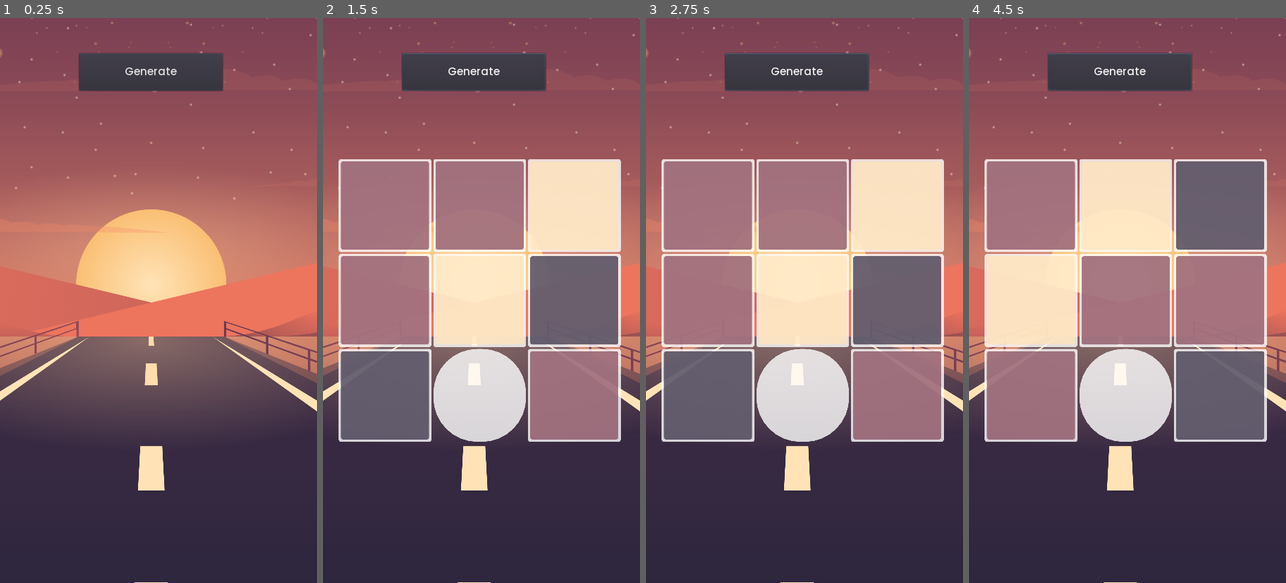
Above: before the commit, frames 1-4 (left to right).
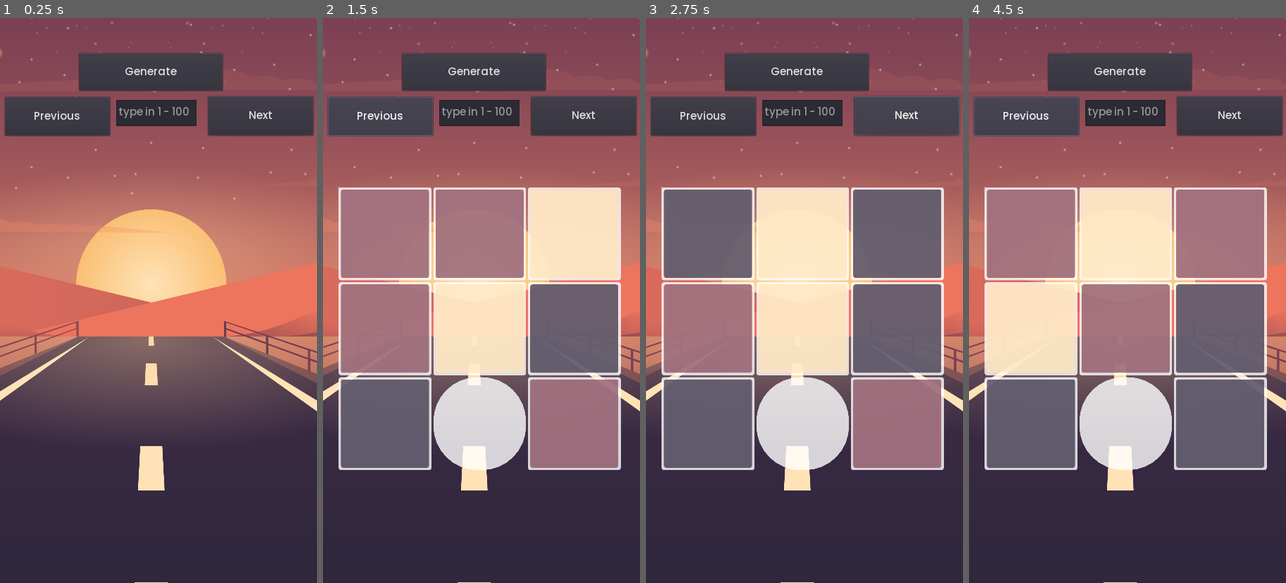
Above: after the commit, the same moments.

Repository: Cofica17/ColorCubes
Game: Godot game, scene res://levels_creator/LevelsCreator.tscn
The game is run twice, just before and just after one commit, with the same random seed, the same clock (stepped at 60 frames per second) and the same inputs. The engine's default icon, where the game draws it, is replaced by a stand-in: a white triangle on a blue panel in a dark square.
Inputs (mouse positions are in pixels of both pictures, inside the frame that each line leads up to):
- Up to frame 1 (0.25 s): no input
- Up to frame 2 (1.5 s): click "Generate" at 0.5 s; click (380, 114) at 1.25 s, where only the run after the commit has a clickable "Previous"
- Up to frame 3 (2.75 s): click (905, 114) at 2 s, where only the run after the commit has a clickable "Next"
- Up to frame 4 (4.5 s): click (1228, 114) at 2.75 s, where only the run after the commit has a clickable "Next"; click "Generate" at 3.5 s; click (1026, 114) at 4.25 s, where only the run after the commit has a clickable "Previous"

The runs differ from the first frame. In frame 1, 5.9% of the frame differs, in the area x 1-100%, y 13-21%; in frame 2, 25%; in frame 3, 33%; in frame 4, 33%, in the area x 1-100%, y 6-80%.

Commit message:
squashed a few bugs

Diff:
--- a/level_generator/LevelGenerator.gd
+++ b/level_generator/LevelGenerator.gd
@@ -42,4 +42,3 @@
 			column = 0
 		else:
 			column += 1
-			print(column)
--- a/levels_creator/LevelsCreator.gd
+++ b/levels_creator/LevelsCreator.gd
@@ -61,8 +61,7 @@
 						grid_rect.color = -1
 
 					result[level]["grid_rects"].append(grid_rect)
-			print(all_chosen_colors.size())
-			print(all_chosen_colors)
+
 			result[level]["grid_rects"] = check_colors_and_adjust(configuration.min_amount_same_color_cubes, result[level]["grid_rects"])
 
 			level += 1
--- a/levels_creator/LevelsCreator.tscn
+++ b/levels_creator/LevelsCreator.tscn
@@ -9,6 +9,9 @@
 [sub_resource type="DynamicFont" id=1]
 size = 24
 font_data = ExtResource( 1 )
+
+[sub_resource type="Theme" id=2]
+PopupDialog/styles/panel = null
 
 [node name="Game" type="Control"]
 anchor_right = 1.0
@@ -38,8 +41,7 @@
 }
 
 [node name="Grid" parent="." instance=ExtResource( 5 )]
-anchor_top = 0.25
-anchor_bottom = 0.75
+anchor_bottom = 0.8
 columns = 3
 rows = 3
 
@@ -57,5 +59,52 @@
 "_edit_use_anchors_": false
 }
 
+[node name="NExt" type="Button" parent="LevelsCreator"]
+margin_left = 472.549
+margin_top = 177.99
+margin_right = 711.549
+margin_bottom = 265.99
+custom_fonts/font = SubResource( 1 )
+text = "Next"
+__meta__ = {
+"_edit_use_anchors_": false
+}
+
+[node name="Previous" type="Button" parent="LevelsCreator"]
+margin_left = 11.2656
+margin_top = 178.695
+margin_right = 250.266
+margin_bottom = 266.695
+custom_fonts/font = SubResource( 1 )
+text = "Previous"
+__meta__ = {
+"_edit_use_anchors_": false
+}
+
+[node name="LevelNum" type="LineEdit" parent="LevelsCreator"]
+margin_left = 263.716
+margin_top = 185.787
+margin_right = 446.716
+margin_bottom = 243.787
+custom_fonts/font = SubResource( 1 )
+placeholder_text = "type in 1 - 100"
+__meta__ = {
+"_edit_use_anchors_": false
+}
+
+[node name="AcceptDialog" type="AcceptDialog" parent="."]
+visible = true
+margin_left = 186.465
+margin_top = 491.591
+margin_right = 507.465
+margin_bottom = 617.591
+theme = SubResource( 2 )
+popup_exclusive = true
+window_title = "Solved!"
+dialog_text = "Solved!"
+
 [connection signal="levels_generated" from="LevelsCreator" to="." method="_on_LevelsCreator_levels_generated"]
 [connection signal="pressed" from="LevelsCreator/Button" to="LevelsCreator" method="_on_Button_pressed"]
+[connection signal="pressed" from="LevelsCreator/NExt" to="." method="_on_NExt_pressed"]
+[connection signal="pressed" from="LevelsCreator/Previous" to="." method="_on_Previous_pressed"]
+[connection signal="text_changed" from="LevelsCreator/LevelNum" to="." method="_on_LevelNum_text_changed"]
--- a/scripts/Game.gd
+++ b/scripts/Game.gd
@@ -3,17 +3,18 @@
 
 onready var grid:Grid = get_node("Grid")
 
+var content:Dictionary
+var current_level = 1
+
 
 func _ready():
 	Global.current_theme = BoardThemes.desert
-	Global.connect("grid_rect_switched", self, "_check_solution")
+	#Global.connect("grid_rect_switched", self, "_check_solution")
 
 
 func _check_solution() -> void:
 	if CheckSolution.is_grid_solved(grid):
-		var popup = PopupDialog.new()
-		popup.popup_exclusive = true
-		popup.show()
+		$AcceptDialog.popup()
 
 
 func _generate_puzzle(puzzle:Dictionary) -> void:
@@ -25,10 +26,7 @@
 
 
 func _on_LevelsCreator_levels_generated():
-	var file = File.new()
-	file.open("user://classic_dfl_1.json", File.READ)
-	var content:Dictionary = JSON.parse(file.get_as_text()).result
-	file.close()
+	content = _read_classic_levels_file()
 	_generate_puzzle(content["1"])
 
 
@@ -59,3 +57,34 @@
 #			counter += 1
 #
 #		excluding_icons.append(rnd_rect_icon)
+
+
+func _read_classic_levels_file() -> Dictionary:
+	var file = File.new()
+	file.open("user://classic_dfl_1.json", File.READ)
+	var content:Dictionary = JSON.parse(file.get_as_text()).result
+	file.close()
+	return content
+
+
+func _on_LevelNum_text_changed(new_text):
+	if new_text in content:
+		_generate_puzzle(content[new_text])
+
+
+func _on_NExt_pressed():
+	current_level += 1
+
+	if current_level > 100:
+		current_level = 100
+
+	_generate_puzzle(content[str(current_level)])
+
+
+func _on_Previous_pressed():
+	current_level -= 1
+
+	if current_level < 1:
+		current_level = 1
+
+	_generate_puzzle(content[str(current_level)])
Not shown: 1 places in levels_creator/LevelsCreator.tscn that only renumber resources
